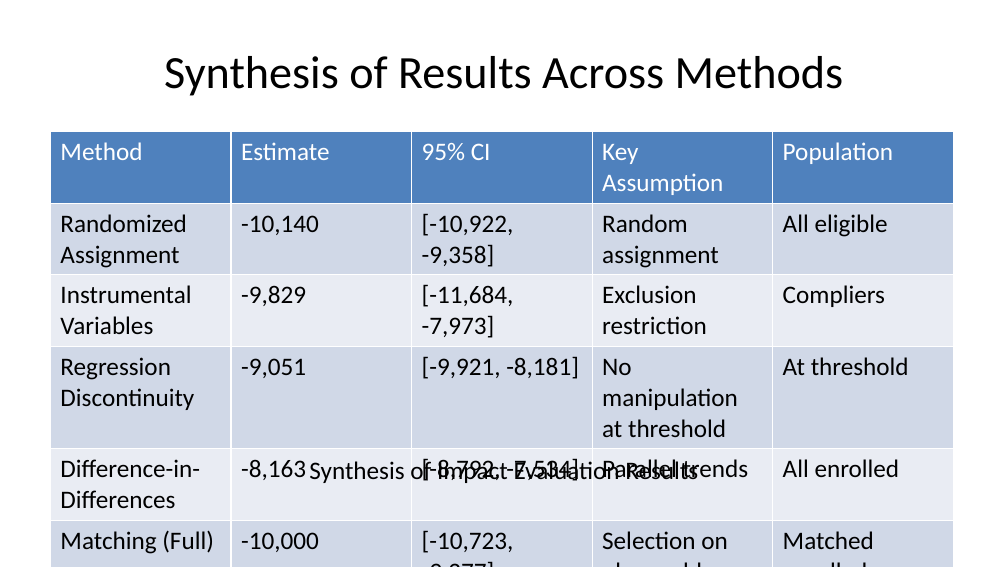
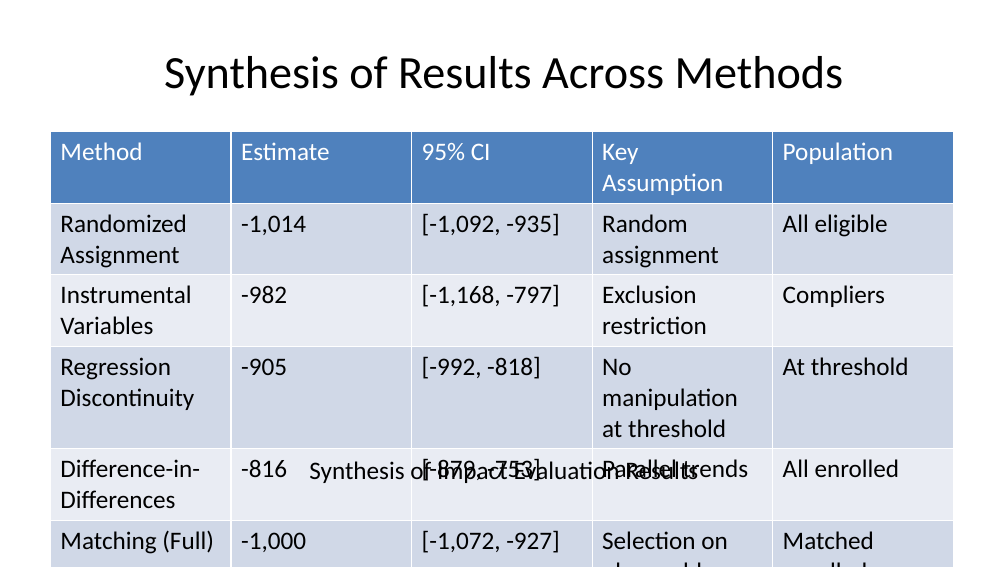
Before and after one commit to lsempe77/R-course, a slide deck: slide 3 of sessions_in_Abu_Dhabi/session_final.pptx. Drawn at 1008x567 pixels with LibreOffice and Linux fonts; fonts in the diff are those of the drawing. Boxes give left, top, right and bottom in pixels: in the first picture for what was removed or moved away, otherwise in the second. Text is boxed around its words. In the diff, an @@ line names an element or a change of style, - is before the commit and + after.

```diff
--- a/sessions_in_Abu_Dhabi/session_final.pptx
+++ b/sessions_in_Abu_Dhabi/session_final.pptx
@@ table at bbox=[50, 132, 953, 558] @@
-row 2, column 2: -10,140
+row 2, column 2: -1,014
-row 2, column 3: [-10,922, -9,358]
+row 2, column 3: [-1,092, -935]
-row 3, column 2: -9,829
+row 3, column 2: -982
-row 3, column 3: [-11,684, -7,973]
+row 3, column 3: [-1,168, -797]
-row 4, column 2: -9,051
+row 4, column 2: -905
-row 4, column 3: [-9,921, -8,181]
+row 4, column 3: [-992, -818]
-row 5, column 2: -8,163
+row 5, column 2: -816
-row 5, column 3: [-8,792, -7,534]
+row 5, column 3: [-879, -753]
-row 6, column 2: -10,000
+row 6, column 2: -1,000
-row 6, column 3: [-10,723, -9,277]
+row 6, column 3: [-1,072, -927]
```
Also in this commit, not shown: 1 other slide changed, 38 other files.
